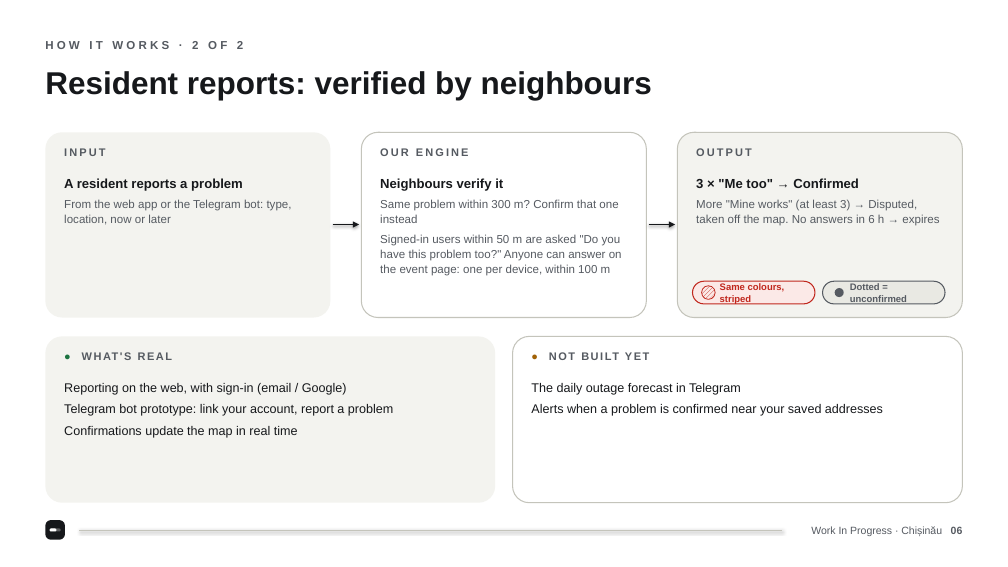
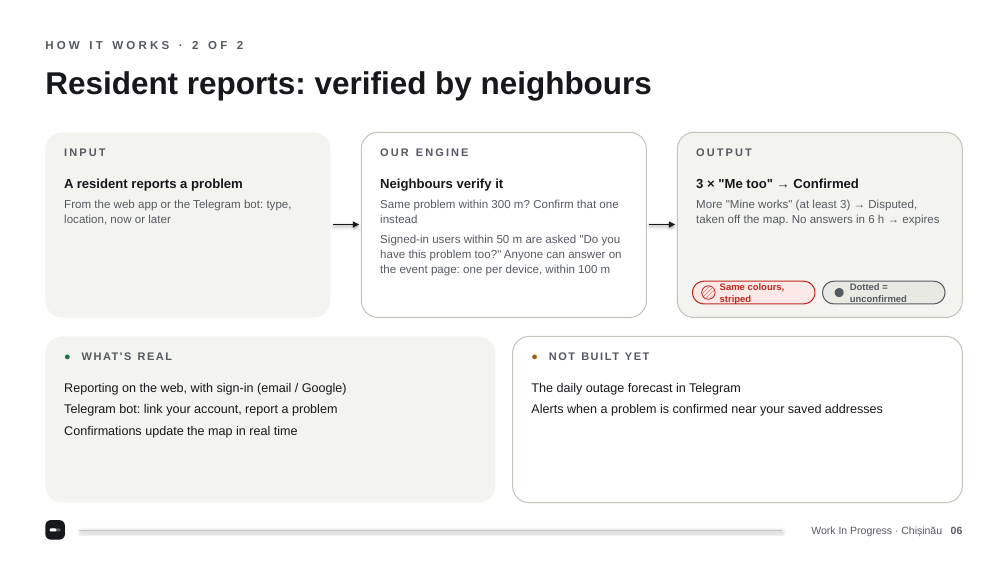
Before and after one commit to CataragaMaxim/wip_gigahack, a slide deck: slide 6 of docs/WorkInProgress-Pitch.pptx. Drawn at 1008x567 pixels with LibreOffice and Linux fonts; fonts in the diff are those of the drawing. Boxes give left, top, right and bottom in pixels: in the first picture for what was removed or moved away, otherwise in the second. Text is boxed around its words. In the diff, an @@ line names an element or a change of style, - is before the commit and + after.

```diff
--- a/docs/WorkInProgress-Pitch.pptx
+++ b/docs/WorkInProgress-Pitch.pptx
@@ text at <box>64,404,337,416</box>: text changed @@
-Telegram bot prototype: link your account, report a problem
+Telegram bot: link your account, report a problem
```
Also in this commit, not shown: 5 other slides changed, 19 other files.
